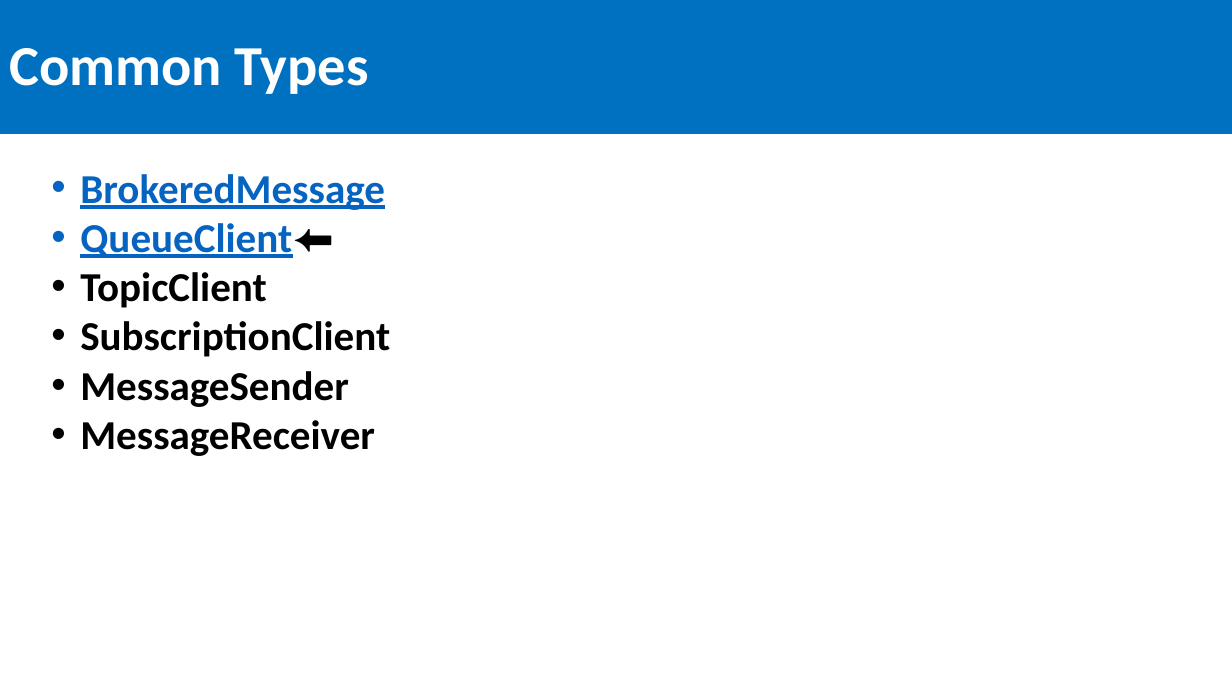
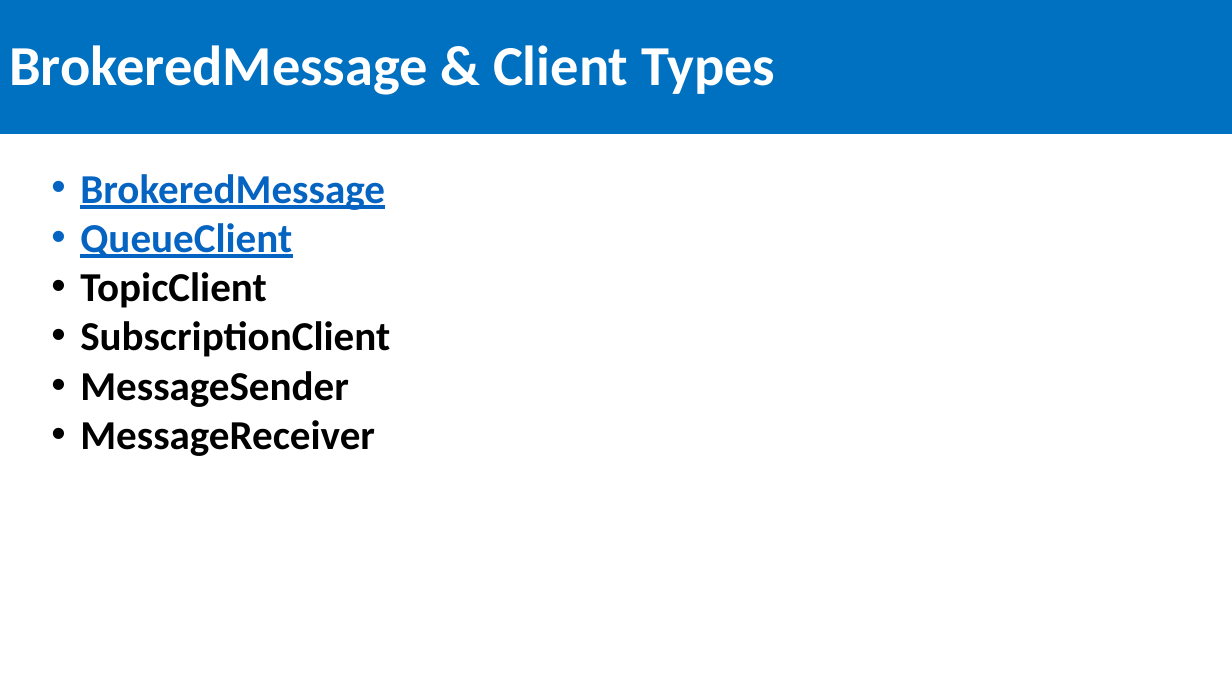
Before and after one commit to SeanFeldman/ASB-DotNet-YYC, a slide deck: slide 17 of Azure Service Bus Calgary .NET usergroup 2016-03-24.pptx (slide 15 before the commit). Drawn at 1232x693 pixels with LibreOffice and Linux fonts; fonts in the diff are those of the drawing. Boxes give left, top, right and bottom in pixels: in the first picture for what was removed or moved away, otherwise in the second. Text is boxed around its words. In the diff, an @@ line names an element or a change of style, - is before the commit and + after.

```diff
--- a/Azure Service Bus Calgary .NET usergroup 2016-03-24.pptx
+++ b/Azure Service Bus Calgary .NET usergroup 2016-03-24.pptx
@@ title at box(9, 45, 775, 95): text changed @@
-Common Types
+BrokeredMessage & Client Types
@@ text at box(80, 223, 292, 258): text changed @@
-• QueueClient⬅
+• QueueClient
```
Also in this commit, not shown: 1 slide added, 1 slide removed, 1 other file.
